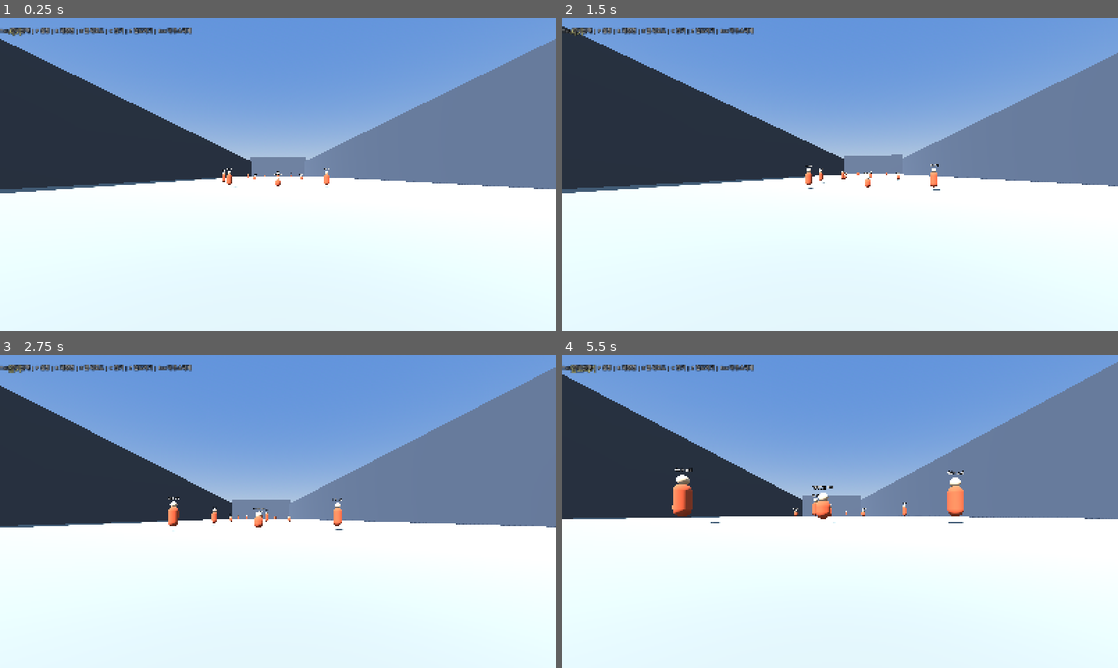
Above: before the commit, frames 1-4 (two rows, left to right).
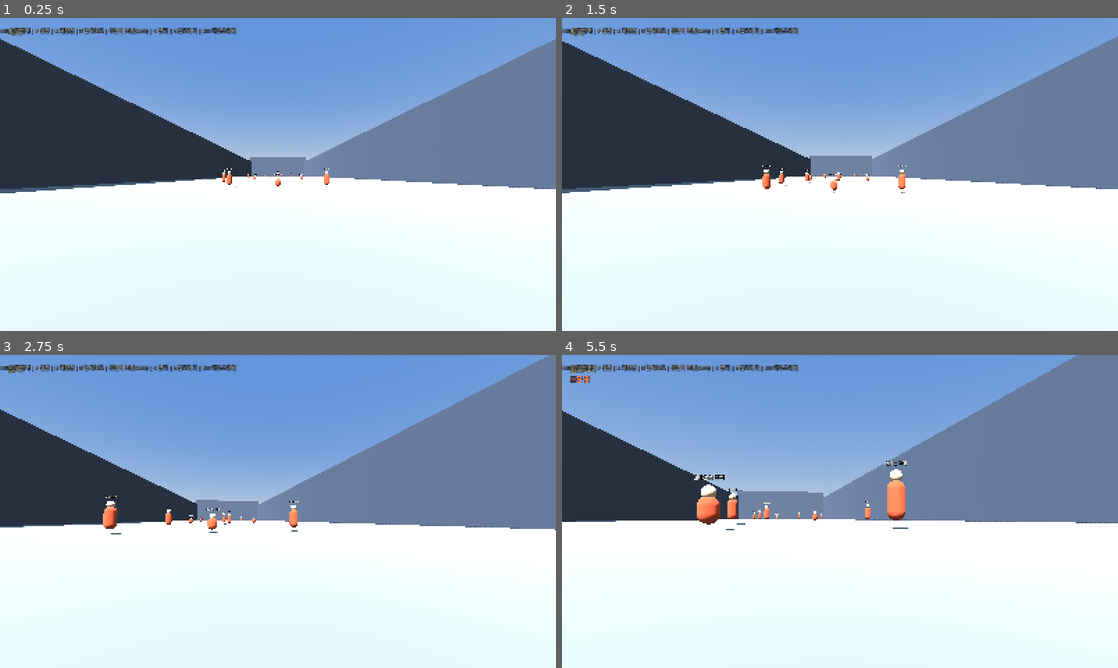
Above: after the commit, the same moments.

Repository: wqrvQ2WR/pubg-aim-trainer
Game: Godot game, scene res://scenes/Main.tscn
Two runs of this game, one before a commit and one after it. Both use one fixed random seed, a clock stepped at 60 frames per second and the inputs below.
Inputs (mouse positions are in pixels of both pictures, inside the frame that each line leads up to):
- Up to frame 1 (0.25 s): no input
- Up to frame 2 (1.5 s): move the mouse to (867, 174) at 0.52 s; hold Right mouse button (ads) 0.53-1.28 s; hold W (move_forward) from 0.53 s (still down); tap Space (jump) at 0.77 s; move the mouse to (812, 174) at 1.27 s; right-click (812, 174) at 1.35 s
- Up to frame 3 (2.75 s): keep holding W (move_forward); tap Space (jump) at 1.52 s; move the mouse to (289, 505) at 2.02 s; hold C (crouch) from 2.03 s (still down); right-click (289, 505) at 2.3 s
- Up to frame 4 (5.5 s): keep holding W (move_forward); move the mouse to (834, 517) at 2.77 s; release C (crouch) at 2.78 s; click (834, 517) at 2.85 s; tap Space (jump) at 3.02, 3.77, 4.52 s; right-click (834, 517) at 3.05 s; move the mouse to (878, 514) at 3.52 s; hold B (fire_mode_switch) 3.53-4.28 s; right-click (878, 514) at 3.8 s; move the mouse to (795, 508) at 4.27 s; tap Z (prone) at 4.35 s; right-click (795, 508) at 4.55 s; move the mouse to (845, 511) at 5.02 s; hold Right mouse button (ads) from 5.03 s (still down)

The runs differ from the first frame. In frame 1, 0.3% of the frame differs, in the area x 19-43%, y 3-6%; in frame 2, 6.1%; in frame 3, 6.9%; in frame 4, 12%, in the area x 0-100%, y 0-56%.

Commit message:
무기 카테고리 실루엣 아이콘 + ADS(조준) 기능 추가
실제 PUBG 총기 이미지는 저작권 문제로 넣을 수 없어 카테고리별
오리지널 픽토그램 아이콘(WeaponIcon.gd)을 무기 선택 카드에 표시.
우클릭 조준(ADS): 무기 카테고리별 FOV 줌 + 마우스 감도 감소,
줌 트랜지션 트윈, HUD에 조준 중 표시 추가.

Diff:
--- a/autoload/WeaponData.gd
+++ b/autoload/WeaponData.gd
@@ -174,6 +174,23 @@
 
 const DEFAULT_WEAPON := "m416"
 
+## 카테고리별 조준(ADS) 시 FOV 배율 - 낮을수록 더 확대됨
+const ADS_FOV_MULT := {
+	"AR": 0.78,
+	"DMR": 0.55,
+	"SMG": 0.82,
+	"LMG": 0.8,
+	"SR": 0.35,
+	"PISTOL": 0.88,
+	"SHOTGUN": 0.88,
+}
+
+
+func get_ads_fov_mult(weapon_id: String) -> float:
+	var w := get_weapon(weapon_id)
+	var mult: float = ADS_FOV_MULT.get(w["category"], 0.8)
+	return mult
+
 
 func get_ids_by_category(category: String) -> Array:
 	var ids := []
--- a/scripts/HUD.gd
+++ b/scripts/HUD.gd
@@ -6,6 +6,7 @@
 var weapon_name_label: Label
 var weapon_sub_label: Label
 var stance_label: Label
+var ads_label: Label
 var stats_label: Label
 var hint_label: Label
 
@@ -34,13 +35,18 @@
 	stance_label.text = "서기"
 	add_child(stance_label)
 
+	ads_label = _make_label(18, Color(1.0, 0.5, 0.35), HORIZONTAL_ALIGNMENT_LEFT)
+	_place(ads_label, Control.PRESET_TOP_LEFT, 24, 56, 224, 82)
+	ads_label.text = ""
+	add_child(ads_label)
+
 	stats_label = _make_label(18, Color(0.9, 0.9, 0.9), HORIZONTAL_ALIGNMENT_RIGHT)
 	_place(stats_label, Control.PRESET_TOP_RIGHT, -320, 24, -20, 104)
 	add_child(stats_label)
 
 	hint_label = _make_label(15, Color(0.85, 0.85, 0.85, 0.75), HORIZONTAL_ALIGNMENT_CENTER)
 	_place(hint_label, Control.PRESET_TOP_WIDE, 0, 24, 0, 48)
-	hint_label.text = "Tab 무기선택 | P 설정 | R 재장전 | B 발사모드 | C 앉기 | Z 엎드리기 | Esc 마우스해제"
+	hint_label.text = "Tab 무기선택 | P 설정 | R 재장전 | B 발사모드 | 우클릭 조준(ADS) | C 앉기 | Z 엎드리기 | Esc 마우스해제"
 	add_child(hint_label)
 
 	if player:
@@ -50,6 +56,7 @@
 		player.fire_mode_changed.connect(_on_fire_mode_changed)
 		player.hit_registered.connect(_on_hit_registered)
 		player.shot_fired.connect(_on_shot_fired)
+		player.ads_changed.connect(_on_ads_changed)
 		_on_weapon_changed(player.current_weapon_id)
 
 	_update_stats()
@@ -101,6 +108,10 @@
 	stance_label.text = label
 
 
+func _on_ads_changed(active: bool) -> void:
+	ads_label.text = "조준 중" if active else ""
+
+
 func _on_shot_fired() -> void:
 	shots += 1
 	_update_stats()
--- a/scripts/Player.gd
+++ b/scripts/Player.gd
@@ -7,6 +7,7 @@
 signal fire_mode_changed(mode: String)
 signal hit_registered(is_kill: bool)
 signal shot_fired()
+signal ads_changed(active: bool)
 
 enum Stance { STAND, CROUCH, PRONE }
 
@@ -16,6 +17,9 @@
 const JUMP_VELOCITY := 6.0
 const MOUSE_SENS_BASE := 0.0022
 const PITCH_LIMIT := deg_to_rad(89.0)
+const BASE_FOV := 80.0
+const ADS_SENS_MULT := 0.55
+const ADS_TWEEN_TIME := 0.12
 
 const HEIGHT_STAND := 1.8
 const HEIGHT_CROUCH := 1.1
@@ -41,6 +45,8 @@
 var shots_remaining_in_trigger: int = 0
 
 var mouse_captured: bool = true
+var is_ads: bool = false
+var ads_tween: Tween
 
 
 func _ready() -> void:
@@ -50,7 +56,7 @@
 
 	camera = Camera3D.new()
 	camera.name = "Camera"
-	camera.fov = 80.0
+	camera.fov = BASE_FOV
 	head.add_child(camera)
 
 	capsule = CapsuleShape3D.new()
@@ -82,9 +88,22 @@
 	shot_index = 0
 	auto_hold = false
 	shots_remaining_in_trigger = 0
+	_set_ads(false)
 	weapon_changed.emit(id)
 	ammo_changed.emit(ammo_in_mag, w["magazine"])
 	fire_mode_changed.emit(get_current_fire_mode())
+
+
+func _set_ads(active: bool) -> void:
+	is_ads = active
+	if ads_tween:
+		ads_tween.kill()
+	var target_fov := BASE_FOV
+	if is_ads:
+		target_fov = BASE_FOV * WeaponData.get_ads_fov_mult(current_weapon_id)
+	ads_tween = create_tween()
+	ads_tween.tween_property(camera, "fov", target_fov, ADS_TWEEN_TIME)
+	ads_changed.emit(is_ads)
 
 
 func get_current_fire_mode() -> String:
@@ -149,9 +168,15 @@
 
 func _unhandled_input(event: InputEvent) -> void:
 	if event is InputEventMouseMotion and mouse_captured:
-		rotate_y(-event.relative.x * MOUSE_SENS_BASE * sensitivity)
-		head.rotate_x(-event.relative.y * MOUSE_SENS_BASE * sensitivity)
+		var ads_mult := ADS_SENS_MULT if is_ads else 1.0
+		rotate_y(-event.relative.x * MOUSE_SENS_BASE * sensitivity * ads_mult)
+		head.rotate_x(-event.relative.y * MOUSE_SENS_BASE * sensitivity * ads_mult)
 		head.rotation.x = clamp(head.rotation.x, -PITCH_LIMIT, PITCH_LIMIT)
+
+	if event.is_action_pressed("ads") and mouse_captured:
+		_set_ads(true)
+	if event.is_action_released("ads"):
+		_set_ads(false)
 
 	if event.is_action_pressed("fire") and mouse_captured:
 		shot_index = 0
@@ -196,6 +221,8 @@
 func set_mouse_captured(value: bool) -> void:
 	mouse_captured = value
 	Input.mouse_mode = Input.MOUSE_MODE_CAPTURED if value else Input.MOUSE_MODE_VISIBLE
+	if not value and is_ads:
+		_set_ads(false)
 
 
 func _physics_process(delta: float) -> void:
--- /dev/null
+++ b/scripts/WeaponIcon.gd
@@ -0,0 +1,48 @@
+extends Control
+## 무기 카테고리별 실루엣 아이콘을 절차적으로 그린다 (원본 픽토그램, 실총 이미지 아님).
+
+var category: String = "AR"
+var icon_color: Color = Color(0.88, 0.9, 0.95)
+
+const SHAPES := {
+	"AR": [
+		Rect2(6, 13, 44, 6), Rect2(50, 15, 18, 3), Rect2(2, 12, 8, 5),
+		Rect2(18, 19, 6, 11), Rect2(28, 19, 4, 7),
+	],
+	"DMR": [
+		Rect2(6, 13, 44, 6), Rect2(50, 15, 18, 3), Rect2(2, 12, 8, 5),
+		Rect2(18, 19, 6, 11), Rect2(28, 19, 4, 7),
+		Rect2(24, 6, 14, 5), Rect2(30, 4, 4, 3),
+	],
+	"SMG": [
+		Rect2(10, 13, 28, 6), Rect2(38, 15, 10, 3), Rect2(4, 14, 8, 4),
+		Rect2(16, 19, 5, 10), Rect2(26, 19, 4, 8),
+	],
+	"LMG": [
+		Rect2(6, 12, 46, 7), Rect2(52, 14, 16, 4), Rect2(2, 11, 8, 6),
+		Rect2(20, 19, 10, 12), Rect2(32, 19, 4, 7),
+		Rect2(50, 24, 3, 8), Rect2(58, 24, 3, 8),
+	],
+	"SR": [
+		Rect2(10, 14, 50, 4), Rect2(2, 12, 10, 6), Rect2(18, 19, 5, 10),
+		Rect2(28, 19, 4, 7), Rect2(20, 4, 22, 5), Rect2(26, 2, 6, 3),
+		Rect2(45, 18, 4, 4),
+	],
+	"PISTOL": [
+		Rect2(10, 14, 26, 6), Rect2(30, 15, 8, 3), Rect2(14, 19, 8, 12),
+	],
+	"SHOTGUN": [
+		Rect2(8, 13, 46, 4), Rect2(12, 18, 30, 4), Rect2(2, 12, 10, 6),
+		Rect2(30, 22, 5, 8),
+	],
+}
+
+
+func _ready() -> void:
+	custom_minimum_size = Vector2(72, 32)
+
+
+func _draw() -> void:
+	var rects: Array = SHAPES.get(category, SHAPES["AR"])
+	for r in rects:
+		draw_rect(r, icon_color)
--- a/scripts/WeaponSelectUI.gd
+++ b/scripts/WeaponSelectUI.gd
@@ -81,12 +81,26 @@
 		for id in ids:
 			var w := WeaponData.get_weapon(id)
 			var btn := Button.new()
-			btn.custom_minimum_size = Vector2(210, 88)
-			btn.text = "%s\n%d dmg  ·  %d rpm" % [w["name"], w["damage"], w["rpm"]]
-			btn.add_theme_font_size_override("font_size", 17)
-			btn.clip_text = false
+			btn.custom_minimum_size = Vector2(210, 112)
+			btn.text = ""
 			btn.pressed.connect(_on_weapon_button_pressed.bind(id))
 			grid.add_child(btn)
+
+			var icon := Control.new()
+			icon.set_script(load("res://scripts/WeaponIcon.gd"))
+			icon.category = category
+			icon.mouse_filter = Control.MOUSE_FILTER_IGNORE
+			icon.position = Vector2(69, 10)
+			btn.add_child(icon)
+
+			var label := Label.new()
+			label.text = "%s\n%d dmg  ·  %d rpm" % [w["name"], w["damage"], w["rpm"]]
+			label.add_theme_font_size_override("font_size", 17)
+			label.horizontal_alignment = HORIZONTAL_ALIGNMENT_CENTER
+			label.mouse_filter = Control.MOUSE_FILTER_IGNORE
+			label.position = Vector2(5, 54)
+			label.size = Vector2(200, 50)
+			btn.add_child(label)
 
 
 func _on_weapon_button_pressed(id: String) -> void:
